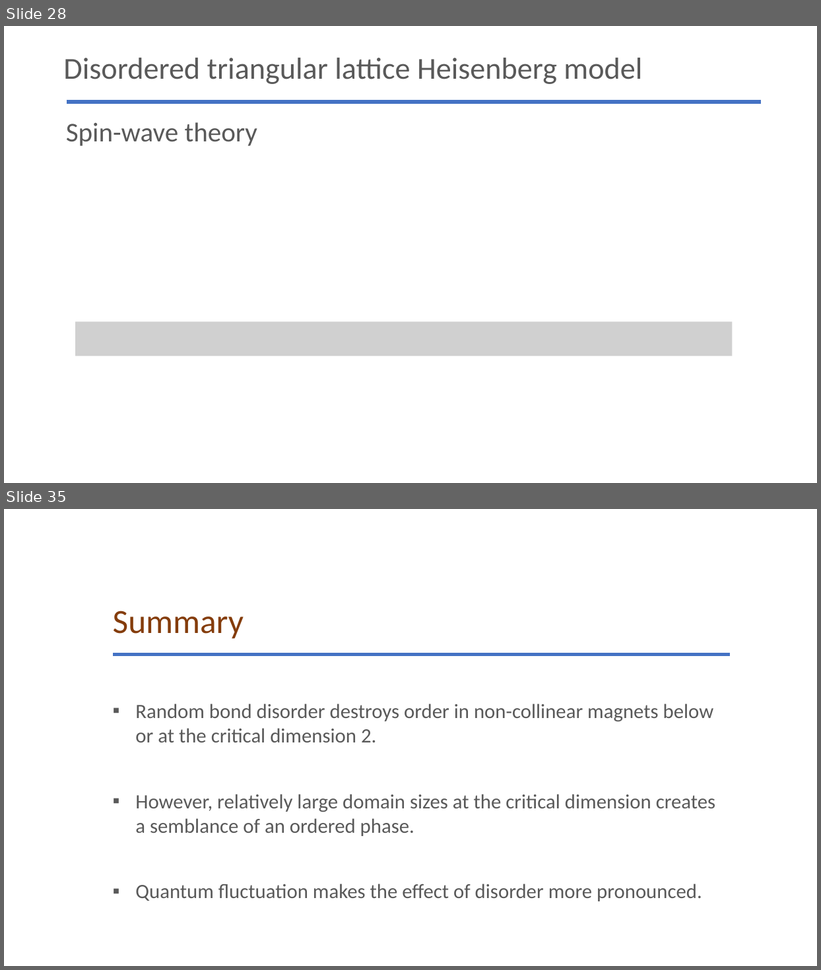
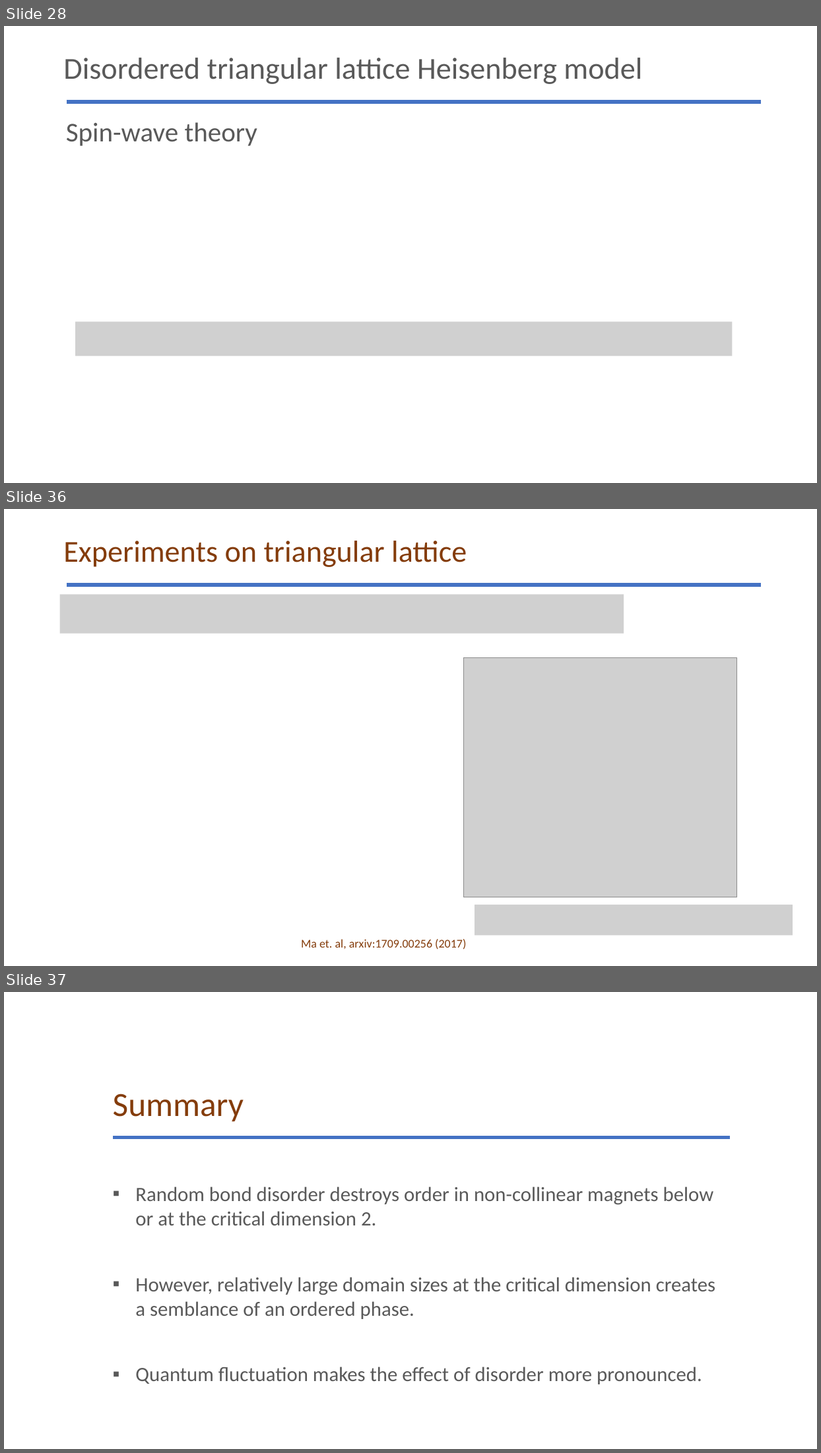
Before and after one commit to glacieant/disordered_triangular_swt, a slide deck: talk/disordered_non-collinear_magnet.pptx. Shown one above the other, each under a label of ours: slides 28 and 35 before the commit, slides 28, 36 and 37 after it; the slides between them are not shown. The pictures are 821x970 and 821x1453 pixels, drawn with LibreOffice and Linux fonts; fonts in the diff are those of the drawing; grey boxes stand for pictures. Boxes give left, top, right and bottom in pixels: in the first picture for what was removed or moved away, otherwise in the second. Text is boxed around its words. In the diff, an @@ line names an element or a change of style, - is before the commit and + after.

```diff
--- a/talk/disordered_non-collinear_magnet.pptx
+++ b/talk/disordered_non-collinear_magnet.pptx
@@ slide 36 added at <box>4,509,817,966</box>, background #FFFFFF @@
@@ title added at <box>63,541,467,567</box>, 36 pt, text #843C0B @@
+Experiments on triangular lattice
@@ line added from (67, 585) to (761, 585), #4472C4 4.5 pt @@
@@ picture added at <box>60,594,624,634</box> @@
@@ picture added at <box>464,658,737,897</box> @@
@@ picture added at <box>475,905,793,935</box> @@
@@ text added at <box>301,939,466,950</box>, 14 pt, text #843C0B @@
+Ma et. al, arxiv:1709.00256 (2017)
@@ what was slide 35 is now slide 37 @@
```
Also in this commit, not shown: 13 slides changed, 2 other slides added, 1 slide removed, 10 other files.
